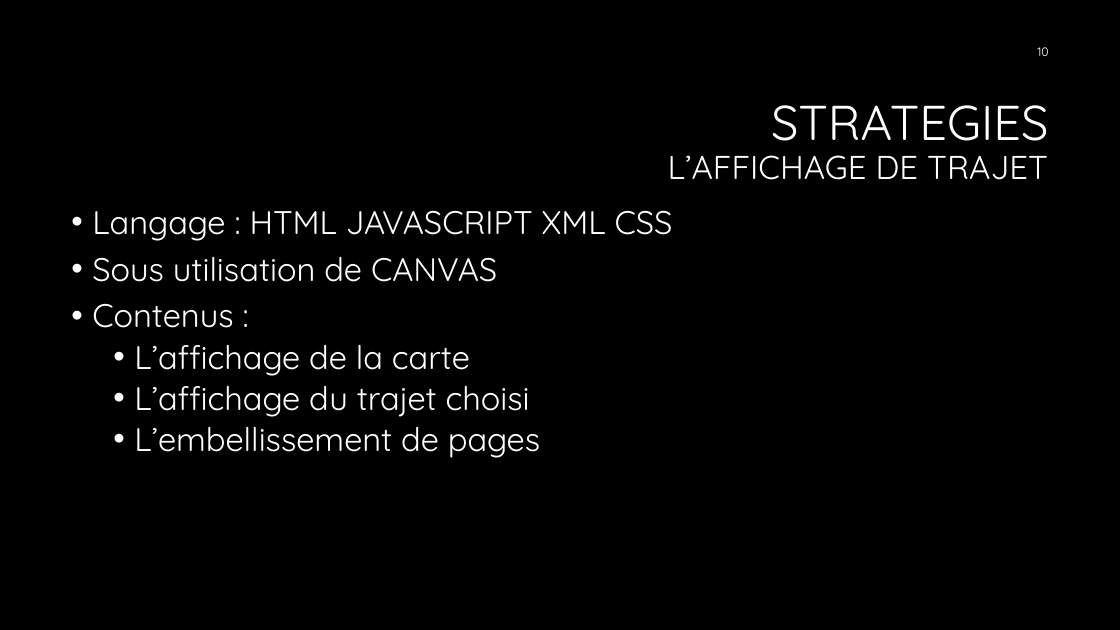
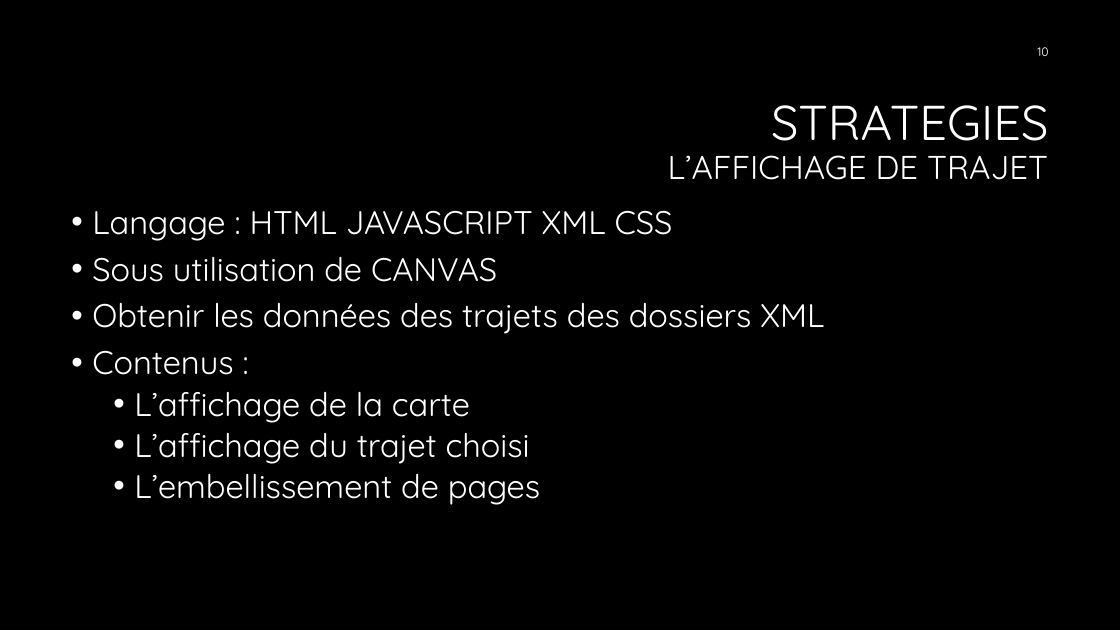
Before and after one commit to ruiwen29/ProjetGLA, a slide deck: slide 10 of soutenance navi.pptx. Drawn at 1120x630 pixels with LibreOffice and Linux fonts; fonts in the diff are those of the drawing; background and template pictures are left out. Boxes give left, top, right and bottom in pixels: in the first picture for what was removed or moved away, otherwise in the second. Text is boxed around its words. In the diff, an @@ line names an element or a change of style, - is before the commit and + after.

```diff
--- a/soutenance navi.pptx
+++ b/soutenance navi.pptx
@@ text at [92, 303, 824, 334]: paragraph added @@
+• Obtenir les données des trajets des dossiers XML
```
Also in this commit, not shown: 2 other slides changed, 30 other files.
